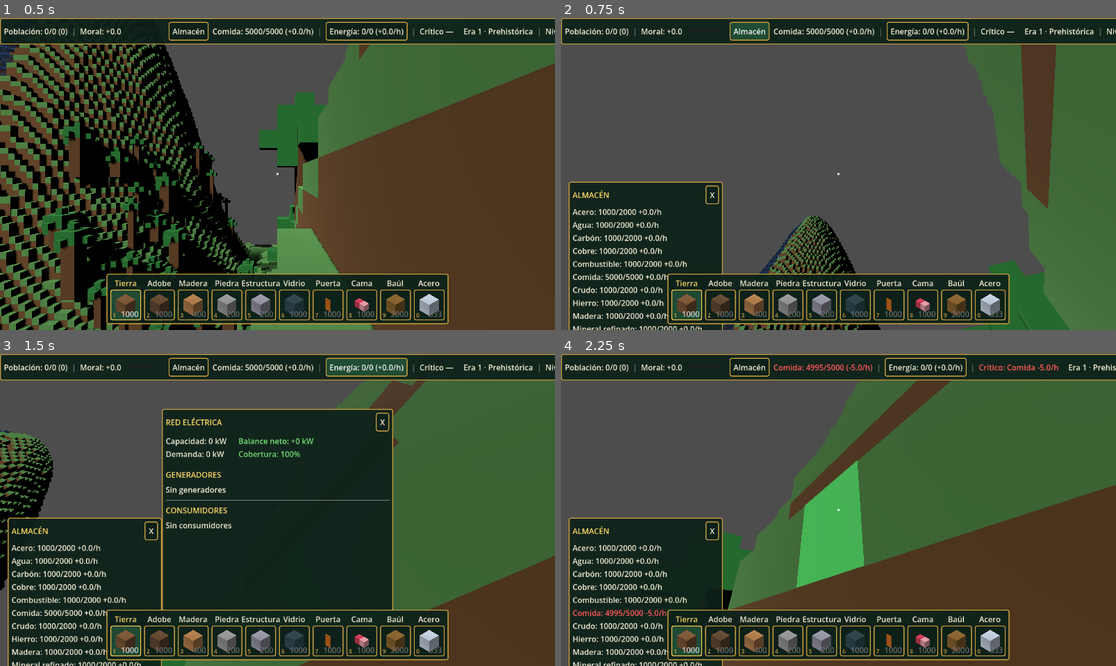
Above: before the commit, frames 1-4 (two rows, left to right).
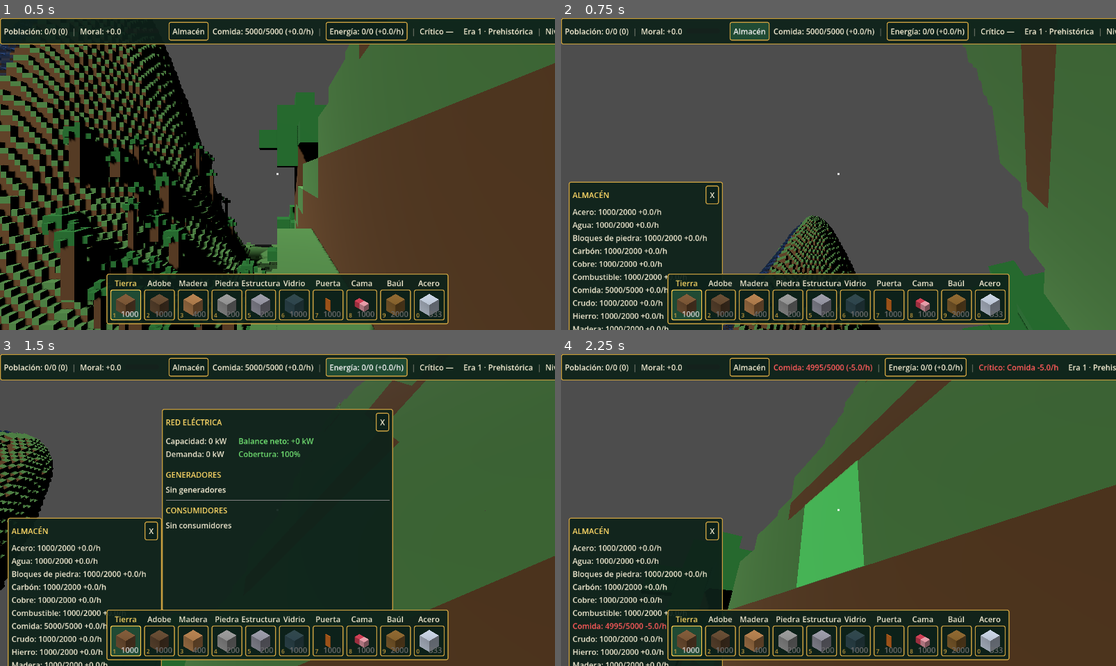
Above: after the commit, the same moments.

Repository: gigalipa/craft-to-nation
Game: Godot game, scene res://scenes/Main.tscn
Two runs of this game, one before a commit and one after it. Both use one fixed random seed, a clock stepped at 60 frames per second and the inputs below.
Inputs:
- Up to frame 1 (0.5 s): no input
- Up to frame 2 (0.75 s): click "Almacén" at 0.5 s
- Up to frame 3 (1.5 s): click "Energía: 0/0 (+0.0/h)" at 1.25 s
- Up to frame 4 (2.25 s): click "X" at 2 s

Frame 1 is identical in both runs. In frame 2, 1.8% of the frame differs, in the area x 2-27%, y 69-100%; in frame 3, 1.8%; in frame 4, 1.9%.

Commit message:
feat(industria): plantilla y receta de fabrica_bloques e integracion de bloques_piedra en ciudad

Diff:
--- a/godot/scripts/CadenaMinerales.gd
+++ b/godot/scripts/CadenaMinerales.gd
@@ -16,6 +16,7 @@
 	# Las tablas cuentan como madera al pagar construcciones (ver Ciudad.consumir_costo()), pero son un
 	# recurso aparte: si la salida fuera "madera", el acarreador se llevaría también la madera sin aserrar.
 	"aserradero": {"entradas": {"madera": 1}, "tipo_salida": "tablas", "cantidad_salida": 3, "tasa_base": 0.5, "energia_por_lote": 0},
+	"fabrica_bloques": {"entradas": {"piedra": 1}, "tipo_salida": "bloques_piedra", "cantidad_salida": 3, "tasa_base": 0.5, "energia_por_lote": 0},
 	"carbonera": {"entradas": {"madera": 3}, "tipo_salida": "carbon", "cantidad_salida": 1, "tasa_base": 2.0, "energia_por_lote": 0},
 	"petroleo": {"entradas": {"crudo": 2}, "tipo_salida": "combustible", "cantidad_salida": 1, "tasa_base": 1.0, "energia_por_lote": 1},
 	"combustible_sintetico": {"entradas": {"carbon": 3, "agua": 1}, "tipo_salida": "combustible", "cantidad_salida": 2, "tasa_base": 1.0, "energia_por_lote": 1},
@@ -27,6 +28,7 @@
 	"siderurgica": "hierro",
 	"refineria_tierras_raras": "tierras_raras",
 	"aserradero": "aserradero",
+	"fabrica_bloques": "fabrica_bloques",
 	"carbonera": "carbonera",
 	"refineria_petrolera": "petroleo",
 	"productor_combustible": "combustible_sintetico",
--- a/godot/scripts/CadenaMineralesTest.gd
+++ b/godot/scripts/CadenaMineralesTest.gd
@@ -169,4 +169,20 @@
 	assert(is_equal_approx(res_pet_lleno["combustible"], 600.0))
 	assert(is_equal_approx(res_pet_lleno["crudo"], 100.0), "no consume crudo si combustible llegó a 600")
 
-	print("\n=== Las 11 pruebas de CadenaMinerales pasaron correctamente ===")
+	print("\n=== TEST 12: fabrica_bloques (piedra -> bloques_piedra) ===")
+	assert(CadenaMinerales.REFINERIAS.get("fabrica_bloques") == "fabrica_bloques")
+	assert(CadenaMinerales.RECETAS.has("fabrica_bloques"))
+	var receta_fb: Dictionary = CadenaMinerales.RECETAS["fabrica_bloques"]
+	assert(receta_fb["entradas"].get("piedra") == 1)
+	assert(receta_fb["tipo_salida"] == "bloques_piedra")
+	assert(receta_fb["cantidad_salida"] == 3)
+	assert(is_equal_approx(receta_fb["tasa_base"], 0.5))
+	var tasas_fb: Dictionary = CadenaMinerales.tasas_refinado({"fabrica_bloques": 1})
+	assert(is_equal_approx(tasas_fb["fabrica_bloques"]["consumo"]["piedra"], 0.5))
+	assert(is_equal_approx(tasas_fb["fabrica_bloques"]["produccion"], 1.5))
+	assert(tasas_fb["fabrica_bloques"]["tipo_salida"] == "bloques_piedra")
+	var res_fb: Dictionary = CadenaMinerales.procesar_tick(1.0, {"piedra": 10.0}, {"fabrica_bloques": 1})
+	assert(is_equal_approx(res_fb["piedra"], 9.5))
+	assert(is_equal_approx(res_fb["bloques_piedra"], 1.5))
+
+	print("\n=== Las 12 pruebas de CadenaMinerales pasaron correctamente ===")
--- a/godot/scripts/Ciudad.gd
+++ b/godot/scripts/Ciudad.gd
@@ -236,6 +236,7 @@
 		"acero": Recurso.new("Acero", 0, LIMITE_BASE),  # lo produce la siderúrgica (ver Economia.gd)
 		"mineral_refinado": Recurso.new("Mineral refinado", 0, LIMITE_BASE),  # refinería de tierras raras
 		"tablas": Recurso.new("Tablas", 0, LIMITE_BASE),  # aserradero; cuentan como madera (consumir_costo())
+		"bloques_piedra": Recurso.new("Bloques de piedra", 0, LIMITE_BASE),  # fábrica de bloques; cuentan como piedra
 		"agua": Recurso.new("Agua", 0, LIMITE_BASE),
 		"crudo": Recurso.new("Crudo", 0, LIMITE_BASE),
 		"combustible": Recurso.new("Combustible", 0, LIMITE_BASE),
@@ -246,31 +247,47 @@
 
 ## Cobra "monto" de "recurso" del stock central devolviendo un desglose {recurso: cantidad}
 ## de lo efectivamente descontado, o {} si no alcanza. Para "madera", cobra primero con tablas
-## y el remanente con madera cruda.
+## y el remanente con madera cruda. Para "piedra", cobra primero con bloques_piedra y el remanente con piedra.
 func consumir_costo_con_detalle(recurso: String, monto: float) -> Dictionary:
-	if recurso != "madera":
+	if recurso == "madera":
+		var tablas: Recurso = almacen["tablas"]
+		var madera: Recurso = almacen["madera"]
+		if tablas.cantidad + madera.cantidad < monto:
+			return {}
+		var de_tablas: float = minf(tablas.cantidad, monto)
+		var de_madera: float = monto - de_tablas
+		tablas.cantidad -= de_tablas
+		madera.cantidad -= de_madera
+		var desglose: Dictionary = {}
+		if de_tablas > 0.0:
+			desglose["tablas"] = de_tablas
+		if de_madera > 0.0:
+			desglose["madera"] = de_madera
+		return desglose
+	elif recurso == "piedra":
+		var bloques: Recurso = almacen["bloques_piedra"]
+		var piedra: Recurso = almacen["piedra"]
+		if bloques.cantidad + piedra.cantidad < monto:
+			return {}
+		var de_bloques: float = minf(bloques.cantidad, monto)
+		var de_piedra: float = monto - de_bloques
+		bloques.cantidad -= de_bloques
+		piedra.cantidad -= de_piedra
+		var desglose: Dictionary = {}
+		if de_bloques > 0.0:
+			desglose["bloques_piedra"] = de_bloques
+		if de_piedra > 0.0:
+			desglose["piedra"] = de_piedra
+		return desglose
+	else:
 		if not almacen.has(recurso) or (almacen[recurso] as Recurso).cantidad < monto:
 			return {}
 		(almacen[recurso] as Recurso).consumir(monto)
 		return {recurso: monto}
-	var tablas: Recurso = almacen["tablas"]
-	var madera: Recurso = almacen["madera"]
-	if tablas.cantidad + madera.cantidad < monto:
-		return {}
-	var de_tablas: float = minf(tablas.cantidad, monto)
-	var de_madera: float = monto - de_tablas
-	tablas.cantidad -= de_tablas
-	madera.cantidad -= de_madera
-	var desglose: Dictionary = {}
-	if de_tablas > 0.0:
-		desglose["tablas"] = de_tablas
-	if de_madera > 0.0:
-		desglose["madera"] = de_madera
-	return desglose
-
-
-## Cobra "monto" de "recurso" del stock central (true si alcanzó; false y sin cobrar si no). Las
-## tablas cuentan como madera (GDD Sec. 4): un costo en madera se paga primero con tablas y el resto con madera.
+
+
+## Cobra "monto" de "recurso" del stock central (true si alcanzó; false y sin cobrar si no).
+## Las tablas cuentan como madera y los bloques de piedra cuentan como piedra.
 func consumir_costo(recurso: String, monto: float) -> bool:
 	return not consumir_costo_con_detalle(recurso, monto).is_empty()
 
@@ -393,7 +410,7 @@
 
 
 ## Verifica si el stock alcanza para pagar todos los recursos de "costos" {recurso: cantidad}.
-## Las tablas cuentan como madera si está presente ese recurso.
+## Las tablas cuentan como madera y los bloques de piedra cuentan como piedra.
 func puede_pagar(costos: Dictionary) -> bool:
 	for recurso in costos:
 		if not almacen.has(recurso):
@@ -401,9 +418,24 @@
 		var cant: float = (almacen[recurso] as Recurso).cantidad
 		if recurso == "madera" and almacen.has("tablas"):
 			cant += (almacen["tablas"] as Recurso).cantidad
+		elif recurso == "piedra" and almacen.has("bloques_piedra"):
+			cant += (almacen["bloques_piedra"] as Recurso).cantidad
 		if cant < float(costos[recurso]):
 			return false
 	return true
+
+
+## Devuelve un diccionario con las cantidades efectivas de los recursos centrales,
+## unificando los recursos procesados equivalentes (tablas cuentan como madera, bloques_piedra como piedra).
+func almacen_general() -> Dictionary:
+	var resumen: Dictionary = {}
+	for clave in almacen:
+		resumen[clave] = (almacen[clave] as Recurso).cantidad
+	if almacen.has("tablas"):
+		resumen["madera"] = resumen.get("madera", 0.0) + (almacen["tablas"] as Recurso).cantidad
+	if almacen.has("bloques_piedra"):
+		resumen["piedra"] = resumen.get("piedra", 0.0) + (almacen["bloques_piedra"] as Recurso).cantidad
+	return resumen
 
 
 ## Cobro atómico: valida primero que alcance para todo el diccionario; si falta
--- a/godot/scripts/CiudadTest.gd
+++ b/godot/scripts/CiudadTest.gd
@@ -248,13 +248,14 @@
 	print("Comida tras 300 ticks: ", recien_nacida.almacen["comida"].cantidad)
 	assert(not hubo_hambruna, "no debe haber hambruna en los primeros 10 minutos")
 
-	print("\n=== TEST 18: el almacén tiene los 14 recursos de la economía ===")
+	print("\n=== TEST 18: el almacén tiene los 15 recursos de la economía ===")
 	var ocho: Node = CiudadScript.new()
-	for clave in ["madera", "comida", "hierro", "tierra", "piedra", "cobre", "carbon", "tierras_raras", "acero", "mineral_refinado", "tablas", "agua", "crudo", "combustible"]:
+	for clave in ["madera", "comida", "hierro", "tierra", "piedra", "cobre", "carbon", "tierras_raras", "acero", "mineral_refinado", "tablas", "bloques_piedra", "agua", "crudo", "combustible"]:
 		assert(ocho.almacen.has(clave), "falta el recurso " + clave)
-	assert(ocho.almacen.size() == 14)
+	assert(ocho.almacen.size() == 15)
 	assert(ocho.almacen["acero"].cantidad == 0.0 and ocho.almacen["acero"].limite == 500.0, "el acero empieza en 0 con el tope inicial")
 	assert(ocho.almacen["tierra"].cantidad == 0.0 and ocho.almacen["tierras_raras"].limite == 500.0, "el tope inicial de un recurso es 500")
+	assert(ocho.almacen["bloques_piedra"].cantidad == 0.0 and ocho.almacen["bloques_piedra"].limite == 500.0)
 	assert(ocho.almacen["comida"].cantidad == ocho.COMIDA_INICIAL, "la comida inicial es COMIDA_INICIAL")
 	assert(ocho.almacen["comida"].limite == 5000.0, "el tope inicial de comida es 5000")
 
@@ -337,6 +338,20 @@
 	var detalle: Dictionary = talado.consumir_costo_con_detalle("madera", 6.0)
 	assert(detalle == {"tablas": 4.0, "madera": 2.0}, "desglosa exactamente lo cobrado: %s" % detalle)
 
+	print("\n=== TEST 23b: los bloques_piedra cuentan como piedra al pagar un costo (consumir_costo) ===")
+	var canteria: Node = CiudadScript.new()
+	canteria.almacen["piedra"].cantidad = 10.0
+	canteria.almacen["bloques_piedra"].cantidad = 5.0
+	assert(canteria.consumir_costo("piedra", 8.0))
+	assert(canteria.almacen["bloques_piedra"].cantidad == 0.0 and canteria.almacen["piedra"].cantidad == 7.0, "paga primero con bloques_piedra y el resto con piedra")
+	assert(not canteria.consumir_costo("piedra", 8.0) and canteria.almacen["piedra"].cantidad == 7.0, "sin alcanzar no cobra nada")
+	canteria.almacen["piedra"].cantidad = 10.0
+	canteria.almacen["bloques_piedra"].cantidad = 4.0
+	var detalle_p: Dictionary = canteria.consumir_costo_con_detalle("piedra", 6.0)
+	assert(detalle_p == {"bloques_piedra": 4.0, "piedra": 2.0}, "desglosa exactamente lo cobrado: %s" % detalle_p)
+	canteria.almacen["bloques_piedra"].cantidad = 4.0
+	assert(canteria.almacen_general()["piedra"] == 12.0, "almacen_general suma piedra (8) y bloques_piedra (4)")
+
 	print("\n=== TEST 24: horas explícitas de investigación, atomicidad de cobro e instalaciones físicas ===")
 	var ciu24: Node = CiudadScript.new()
 	ciu24.instalaciones["tipo_2"] = 3  # habilita nivel potencial 2
--- a/godot/scripts/PlantillasPuesto.gd
+++ b/godot/scripts/PlantillasPuesto.gd
@@ -46,6 +46,7 @@
 	"refineria_tierras_raras": "estructura_hierro",
 	"carbonera": "adobe",
 	"aserradero": "bloque_madera",
+	"fabrica_bloques": "bloque_piedra",
 	"escuela_tecnica": "adobe",
 	"escuela_especialistas": "bloque_piedra",
 	"universidad": "bloque_piedra",
@@ -116,6 +117,14 @@
 	], "chimenea": Vector2i(3, 3)},
 	# Aserradero: galpón largo de madera (5 x 6) con una tolva sobre el techo; sale aserrín de ella.
 	"aserradero": {"capas": [
+		["#####", "#####", "#####", "#####", "#####", "#####"],
+		["##e##", "#...#", "#..B#", "#...#", "#...#", "##s##"],
+		["##E##", "V...V", "#...#", "V...V", "#...#", "##S##"],
+		["#####", "#####", "#####", "#####", "#####", "#####"],
+		[".....", ".....", ".....", "..#..", ".....", "....."],
+	], "chimenea": Vector2i(2, 3)},
+	# Fábrica de bloques: galpón de mampostería (5 x 6) con trituradora sobre el techo.
+	"fabrica_bloques": {"capas": [
 		["#####", "#####", "#####", "#####", "#####", "#####"],
 		["##e##", "#...#", "#..B#", "#...#", "#...#", "##s##"],
 		["##E##", "V...V", "#...#", "V...V", "#...#", "##S##"],
--- a/godot/scripts/PlantillasPuestoTest.gd
+++ b/godot/scripts/PlantillasPuestoTest.gd
@@ -354,4 +354,18 @@
 			if VoxelWorld.es_puerto(bloque):
 				assert(pos.y == 4, "%s: puerto %s en pos %s debe estar en y=4" % [tipo_p, bloque, str(pos)])
 
-	print("\n=== Las 16 pruebas de PlantillasPuesto pasaron correctamente ===")
+	print("\n=== TEST 17: plantilla de fabrica_bloques (5x6, bloque_piedra, entrada/salida, baul y chimenea) ===")
+	assert(PlantillasPuesto.MATERIAL.get("fabrica_bloques") == "bloque_piedra")
+	assert(PlantillasPuesto.dimensiones("fabrica_bloques") == Vector2i(5, 6))
+	var celdas_fb: Dictionary = PlantillasPuesto.celdas("fabrica_bloques", 0)
+	var tiene_entrada_fb := false
+	var tiene_baul_fb := false
+	for b in celdas_fb.values():
+		if b == "puerta_inferior":
+			tiene_entrada_fb = true
+		if b == "baul":
+			tiene_baul_fb = true
+	assert(tiene_entrada_fb and tiene_baul_fb, "fabrica_bloques debe tener puertas y baul")
+	assert(PlantillasPuesto.PLANTILLAS["fabrica_bloques"].get("chimenea") == Vector2i(2, 3), "chimenea en (2,3)")
+
+	print("\n=== Las 17 pruebas de PlantillasPuesto pasaron correctamente ===")
--- a/godot/scripts/Recoleccion.gd
+++ b/godot/scripts/Recoleccion.gd
@@ -33,7 +33,7 @@
 ## Madera/h por recolector bajo la cual un maderero se da por agotado (decisión del usuario, 2026-10-02).
 const UMBRAL_AGOTADO_MADERERO := 0.5
 
-const TIPOS_PUESTO_TRABAJO := ["mina", "caza_recoleccion", "maderero", "pesca_frutos_mar", "siderurgica", "refineria_tierras_raras", "aserradero", "carbonera", "refineria_petrolera", "prod …(155 unchanged characters)…
+const TIPOS_PUESTO_TRABAJO := ["mina", "caza_recoleccion", "maderero", "pesca_frutos_mar", "siderurgica", "refineria_tierras_raras", "aserradero", "fabrica_bloques", "carbonera", "refineria_petrolera", "prod …(155 unchanged characters)…
 ## Escuelas: tipo de puesto -> {"origen", "destino", "horas"} (tipos de Ciudad.TIPOS_POBLACION). Una cohorte de
 ## x_cama[origen] colonos de origen sale como x_cama[destino] colonos de destino: la vivienda ocupada se
 ## conserva (4 obreros = 3 técnicos, 3 técnicos = 2 especialistas) y quien sobra se va de la ciudad.
Not shown, changed: Documento de Diseño de Juego (GDD)_ Craft to Nation.md
Not shown, changed: docs/Pendientes y próximos pasos.md
Not shown, added: docs/superpowers/plans/2026-10-14-fabrica-bloques-y-reserva-materias-primas.md
Not shown, added: docs/superpowers/specs/2026-10-14-fabrica-bloques-y-reserva-materias-primas-design.md
